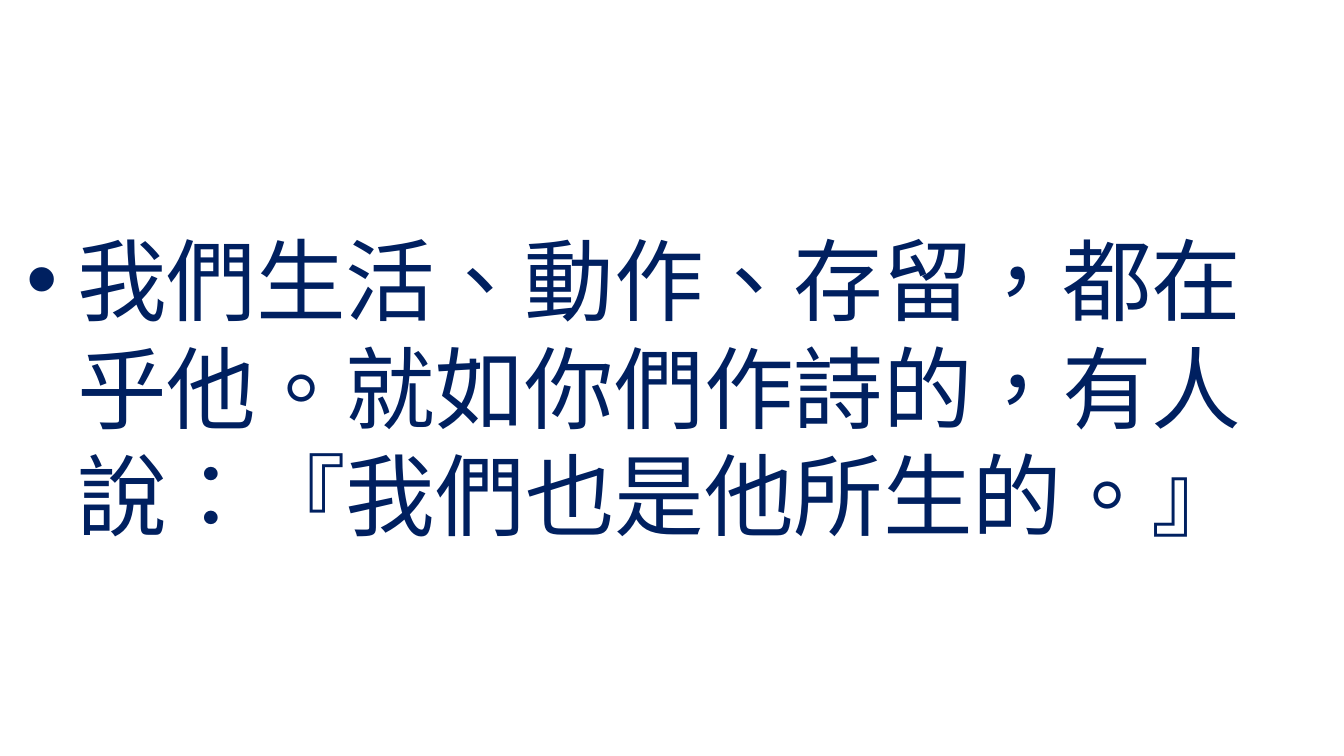
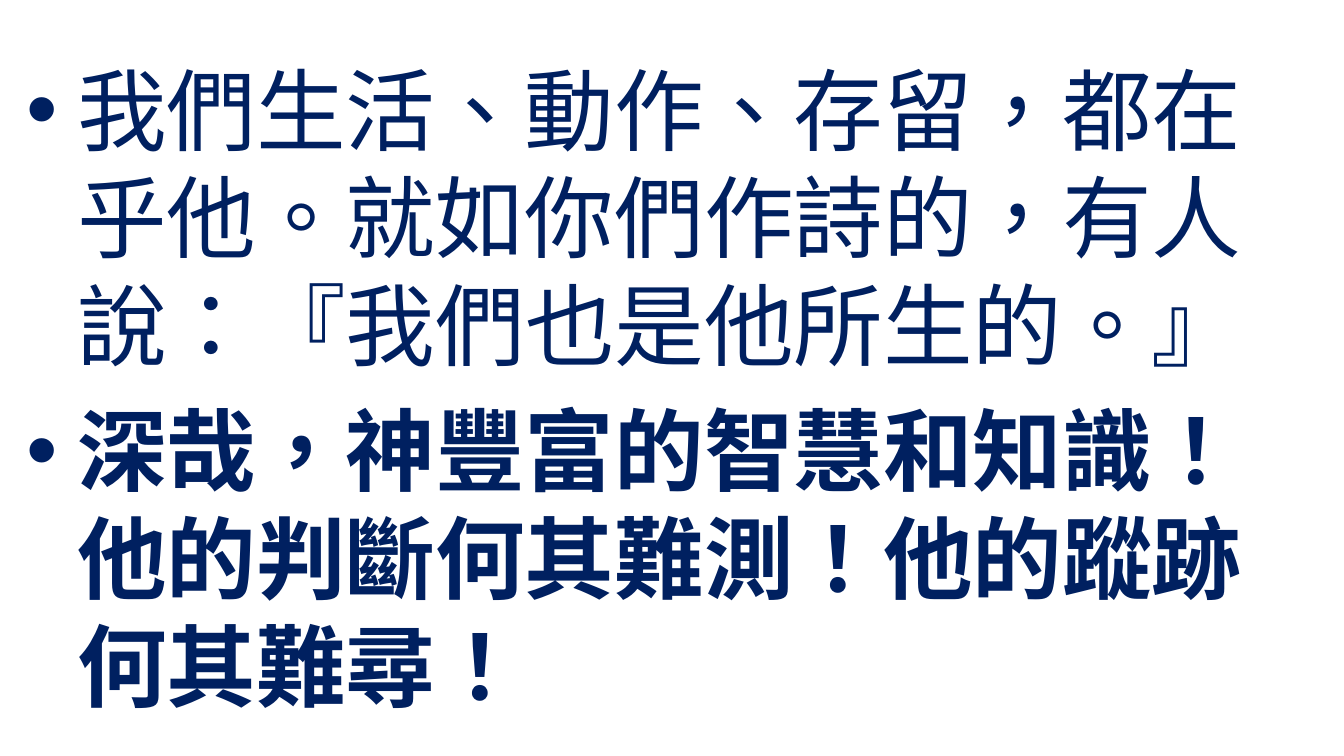
Before and after one commit to batisuoc/worship-resources, a slide deck: slide 5 of 4神的屬性.pptx. Drawn at 1344x756 pixels with LibreOffice and Linux fonts; fonts in the diff are those of the drawing; background and template pictures are left out. Boxes give left, top, right and bottom in pixels: in the first picture for what was removed or moved away, otherwise in the second. Text is boxed around its words. In the diff, an @@ line names an element or a change of style, - is before the commit and + after.

```diff
--- a/4神的屬性.pptx
+++ b/4神的屬性.pptx
@@ text at box(77, 407, 1241, 708): paragraph added @@
+• 深哉，神豐富的智慧和知識！他的判斷何其難測！他的蹤跡何其難尋！
```
Also in this commit, not shown: 1 other slide changed, 1 slide removed.
